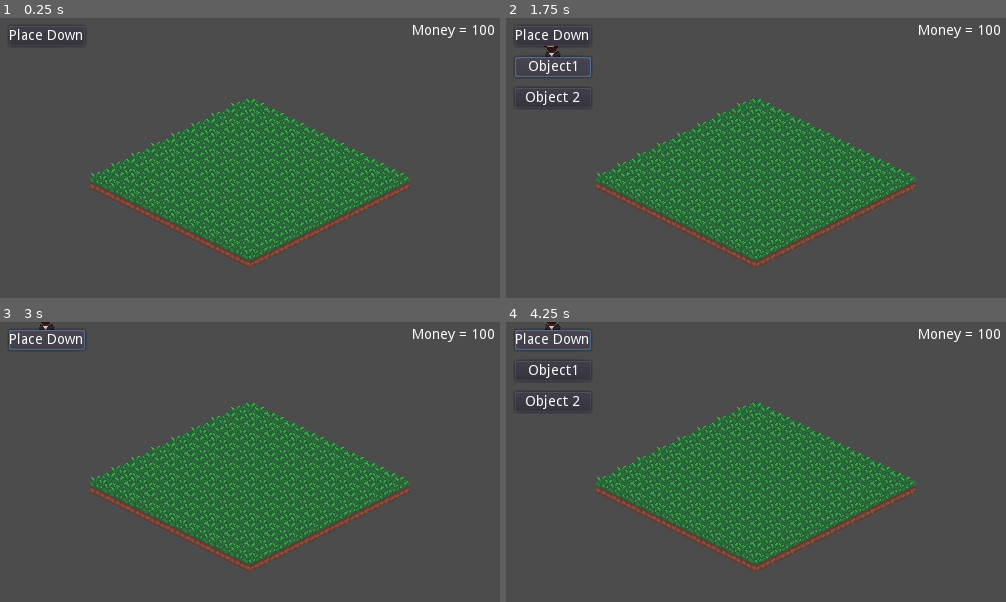
Above: before the commit, frames 1-4 (two rows, left to right).
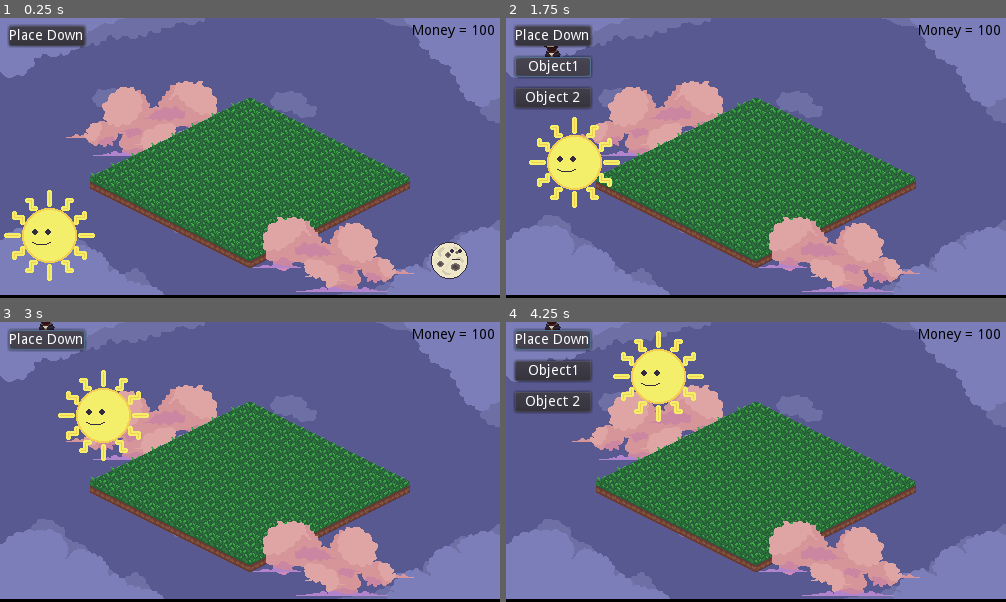
Above: after the commit, the same moments.

Repository: Valentino-02/New-Wild-Jam
Game: Godot game, scene res://src/levels/Test_Level.tscn
Same seed, same stepped clock (60 frames per second), same inputs: the game is played once before the commit and once after it.
Inputs:
- Up to frame 1 (0.25 s): no input
- Up to frame 2 (1.75 s): click "Place Down" at 0.5 s; click "Object1" at 1.25 s
- Up to frame 3 (3 s): click "Object 2" at 2 s; click "Place Down" at 2.75 s
- Up to frame 4 (4.25 s): click "Place Down" at 3.5 s

The runs differ from the first frame. In frame 1, 79% of the frame differs, in the area x 0-100%, y 0-100%; in frame 2, 77%; in frame 3, 79%; in frame 4, 77%.

Commit message:
background

Diff:
--- a/project.godot
+++ b/project.godot
@@ -127,6 +127,7 @@
 [rendering]
 
 2d/snapping/use_gpu_pixel_snap=true
+environment/default_clear_color=Color( 0, 0, 0, 1 )
 
 [world]
 
--- a/src/UI/Money_Display.tscn
+++ b/src/UI/Money_Display.tscn
@@ -13,6 +13,7 @@
 }
 
 [node name="Label" type="Label" parent="."]
+modulate = Color( 0, 0, 0, 1 )
 margin_right = 40.0
 margin_bottom = 14.0
 text = "Money = "
--- /dev/null
+++ b/src/background/Sun_and_Moon.gd
@@ -0,0 +1,16 @@
+extends Node2D
+
+var speed = 0.25
+var radius = 200
+
+onready var _sun = $Sun
+onready var _moon = $Moon
+
+func _ready():
+	_sun.position = Vector2(-radius, 0)
+	_moon.position = Vector2(radius, 0)
+
+func _process(delta):
+	rotation += speed * delta
+	_sun.rotation -= speed * delta
+	_moon.rotation -= speed * delta
--- /dev/null
+++ b/src/background/Sun_and_Moon.tscn
@@ -0,0 +1,14 @@
+[gd_scene load_steps=4 format=2]
+
+[ext_resource path="res://src/background/Sun_and_Moon.gd" type="Script" id=1]
+[ext_resource path="res://assets/sprites/background/SunFace.png" type="Texture" id=2]
+[ext_resource path="res://assets/sprites/background/MoonFace.png" type="Texture" id=3]
+
+[node name="SunAndMoon" type="Node2D"]
+script = ExtResource( 1 )
+
+[node name="Sun" type="Sprite" parent="."]
+texture = ExtResource( 2 )
+
+[node name="Moon" type="Sprite" parent="."]
+texture = ExtResource( 3 )
--- a/src/levels/Test_Level.tscn
+++ b/src/levels/Test_Level.tscn
@@ -6,9 +6,21 @@
 [ext_resource path="res://src/systems/Mouse.gd" type="Script" id=4]
 [ext_resource path="res://src/UI/Money_Display.tscn" type="PackedScene" id=5]
 [ext_resource path="res://assets/sprites/tiles/8x8_square.png" type="Texture" id=6]
+[ext_resource path="res://src/background/Sun_and_Moon.tscn" type="PackedScene" id=7]
+[ext_resource path="res://assets/sprites/background/Background.png" type="Texture" id=8]
+[ext_resource path="res://assets/sprites/background/Clouds.png" type="Texture" id=9]
 
 [node name="Test_Level" type="Node2D"]
 script = ExtResource( 3 )
+
+[node name="Background" type="Sprite" parent="."]
+position = Vector2( 0, 58.2711 )
+texture = ExtResource( 8 )
+
+[node name="Sprite" type="Sprite" parent="."]
+position = Vector2( -103.827, 21.1893 )
+scale = Vector2( -1, 1 )
+texture = ExtResource( 9 )
 
 [node name="Mouse" type="Node2D" parent="."]
 position = Vector2( 1.68179, 0 )
@@ -35,3 +47,10 @@
 [node name="Floor" type="Sprite" parent="."]
 position = Vector2( 0, 85 )
 texture = ExtResource( 6 )
+
+[node name="Sprite2" type="Sprite" parent="."]
+position = Vector2( 83.6976, 156.801 )
+texture = ExtResource( 9 )
+
+[node name="SunAndMoon" parent="." instance=ExtResource( 7 )]
+position = Vector2( 0, 150 )
Binary file added: assets/sprites/background/Background.png
Not shown, added: assets/sprites/background/Background.png.import
Binary file added: assets/sprites/background/Clouds.png
Not shown, added: assets/sprites/background/Clouds.png.import
Binary file added: assets/sprites/background/MoonFace.png
Not shown, added: assets/sprites/background/MoonFace.png.import
Binary file added: assets/sprites/background/SunFace.png
Not shown, added: assets/sprites/background/SunFace.png.import
Not shown: 1 places in src/levels/Test_Level.tscn that only renumber resources
